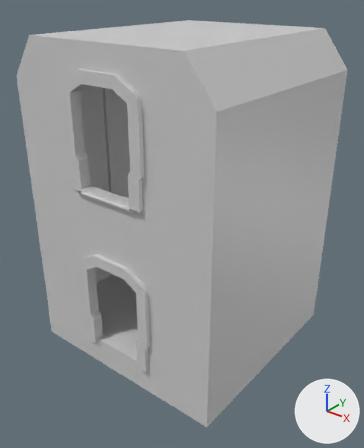
An edit to the COLLADA model core/art/shapes/elevator_small0.dae, drawn before and after from the same camera.
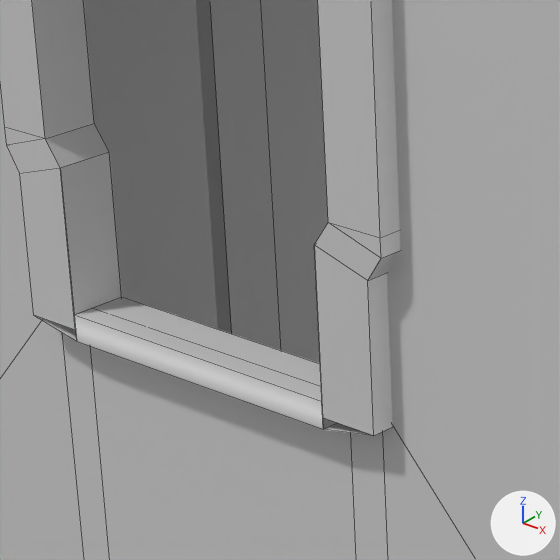
Each version is shown whole from a camera (50 mm lens) standing at (2.55, -10.29, 9.02) and looking at (-5.43, -0.32, 2.84), then close up on the part from 18% to 48% of the width and 29% to 53% of the height. Every picture has the same lights, and +X, +Y and +Z are marked at lower right. The close-ups show mesh edges as thin lines. Where no turn or scale is listed for an object, it has been applied to the vertices. Vertices at the same position are counted once.

The older version as bpy lines, for what is in view:
```python
me_plane = bpy.data.meshes.new('Plane')
me_plane.from_pydata(...)  # 180 vertices, 177 faces; spans x -0.14..5.84, y -3.01..3.02, z -1.95..6.78
# faces by material slot: [7, 8, 78, 2, 15, 61, 6]
me_plane.materials.append(mat_floortile0)  # light grey #d1d1d1
me_plane.materials.append(mat_wall0)  # light grey #d1d1d1
me_plane.materials.append(mat_doorframe0)  # light grey #d1d1d1
me_plane.materials.append(mat_rooftile1)  # light grey #d1d1d1
me_plane.materials.append(mat_wall3)  # light grey #d1d1d1
me_plane.materials.append(mat_metalbase0)  # light grey #d1d1d1
me_plane.materials.append(mat_floortile2)  # light grey #d1d1d1
ob_plane = bpy.data.objects.new('Plane', me_plane)
ob_plane.location = (-8.411, -0.013, 1.103)
```
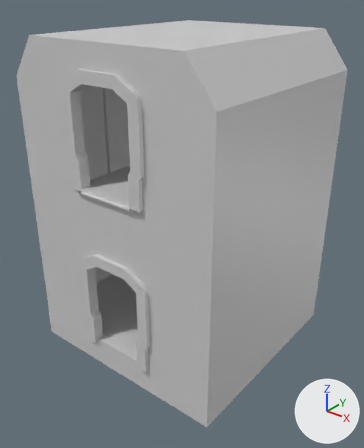
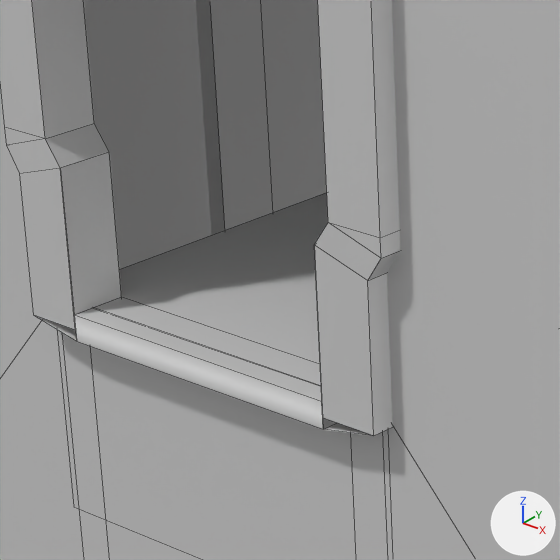
The edits, one by one:
Material 'metalBase0-material' (mat_metalbase0_material) is new.
Its base color is (0.64, 0.64, 0.64) (light grey #d1d1d1).
Its roughness is 0.44.
me_plane has 180 vertices, 177 faces and spans x -0.14..5.84, y -3.01..3.02, z -1.95..6.78.
me_plane is used by ob_plane; location (-8.411, -0.013, 1.103).
Verts and faces of me_plane; kept vertices keep their numbers, new ones are numbered from 180.
Part 1, on me_plane:
New vertex 180 is at (1.78, -2.9, 3.41).
New vertex 181 is at (1.78, 3.02, 3.41).
New vertex 182 is at (1.78, 3.02, 2.29).
New vertex 183 is at (1.78, -2.9, 2.29), pixel (73, 506).
New vertices 184 to 187 stand at vertices 180 to 183, in that order, plus (2.14, 0.0, 0.0).
New faces: (180, 184, 185, 181), (182, 186, 187, 183), (184, 187, 186, 185), (180, 181, 182, 183) (mat_rooftile1 (light grey #d1d1d1)).
me_plane now uses material mat_metalbase0_material (light grey #d1d1d1).

Changed parts and their boxes (x1, y1, x2, y2) in the close-ups (560 x 560 px):
part 1 of me_plane, added: after (119, 192, 328, 364)
